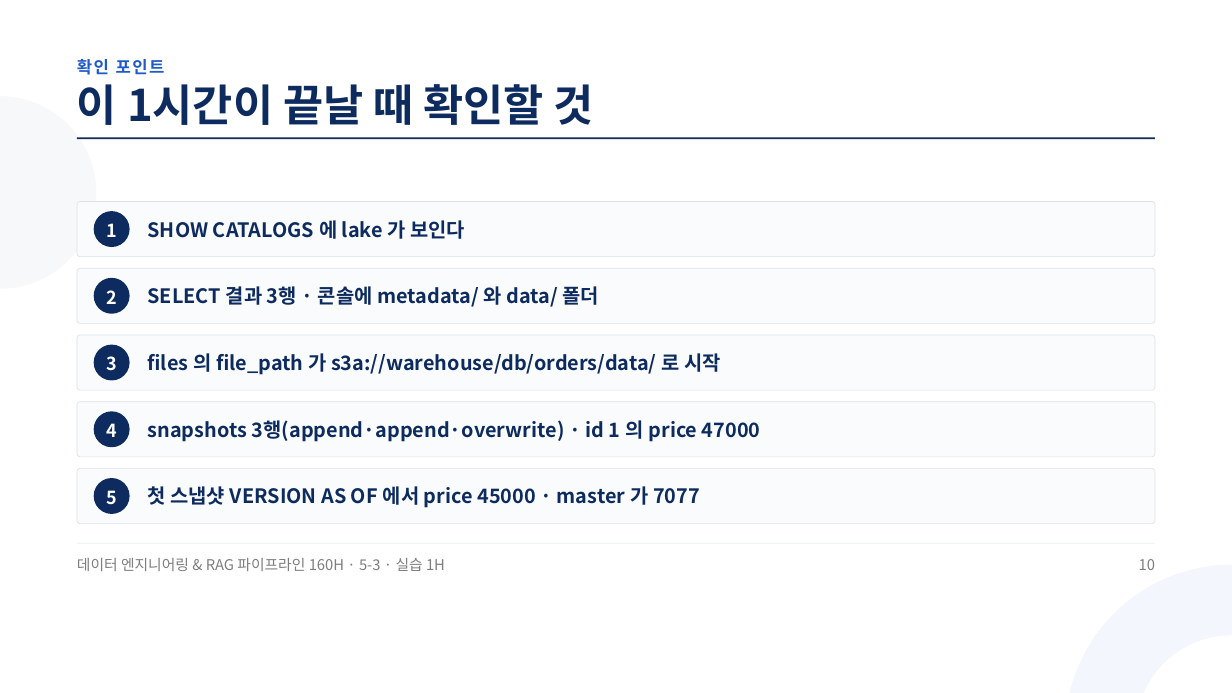
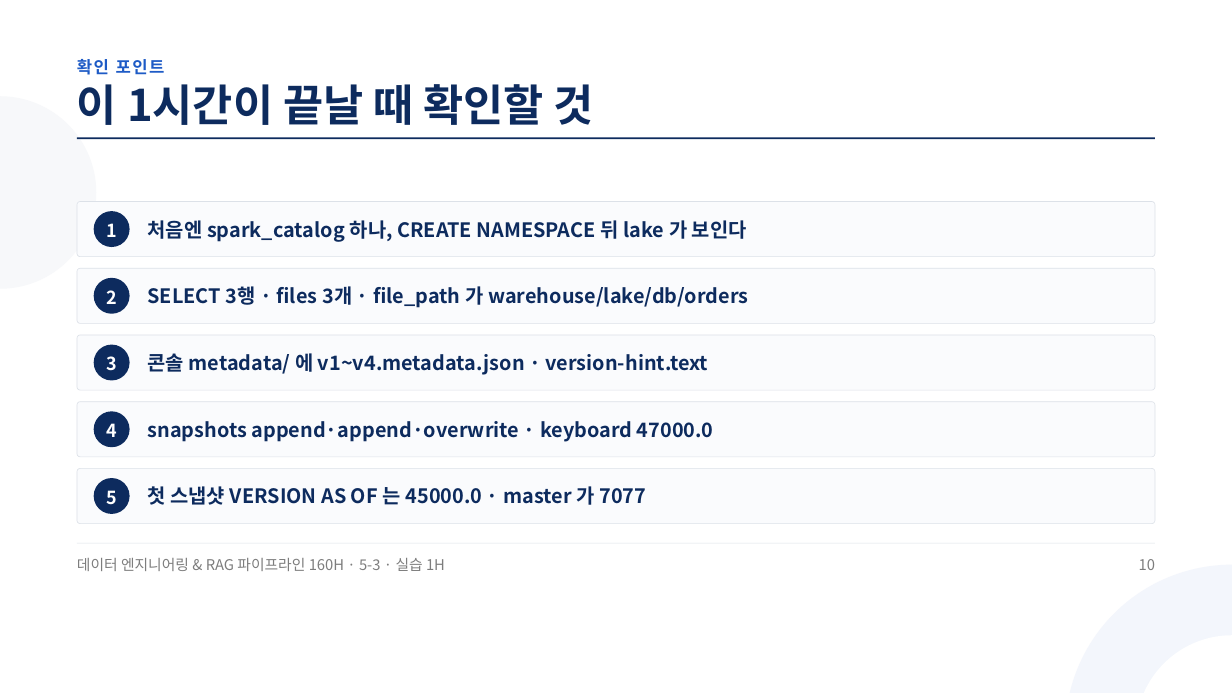
Before and after one commit to aebonlee/materials, a slide deck: slide 10 of data-eng/decks/w5d3s3.pptx. Drawn at 1232x693 pixels with LibreOffice and Linux fonts; fonts in the diff are those of the drawing. Boxes give left, top, right and bottom in pixels: in the first picture for what was removed or moved away, otherwise in the second. Text is boxed around its words. In the diff, an @@ line names an element or a change of style, - is before the commit and + after.

Commit message:
data-eng 5-3 덱 5(w5d3s0 신설) · 4-5·5-1·5-2 덱 「5-3 에서 다시 씀」 고침 · 묶음

```diff
--- a/data-eng/decks/w5d3s3.pptx
+++ b/data-eng/decks/w5d3s3.pptx
@@ text at (x1=148, y1=220, x2=747, y2=242): text changed @@
-SHOW CATALOGS 에 lake 가 보인다
+처음엔 spark_catalog 하나, CREATE NAMESPACE 뒤 lake 가 보인다
@@ text at (x1=148, y1=286, x2=748, y2=308): text changed @@
-SELECT 결과 3행 · 콘솔에 metadata/ 와 data/ 폴더
+SELECT 3행 · files 3개 · file_path 가 warehouse/lake/db/orders
@@ text at (x1=148, y1=353, x2=709, y2=375): text changed @@
-files 의 file_path 가 s3a://warehouse/db/orders/data/ 로 시작
+콘솔 metadata/ 에 v1~v4.metadata.json · version-hint.text
@@ text at (x1=148, y1=421, x2=714, y2=442): text changed @@
-snapshots 3행(append·append·overwrite) · id 1 의 price 47000
+snapshots append·append·overwrite · keyboard 47000.0
@@ text at (x1=148, y1=486, x2=646, y2=505): text changed @@
-첫 스냅샷 VERSION AS OF 에서 price 45000 · master 가 7077
+첫 스냅샷 VERSION AS OF 는 45000.0 · master 가 7077
```
Also in this commit, not shown: 7 other slides changed, 3 slides added, 3 slides removed, 20 other files.
